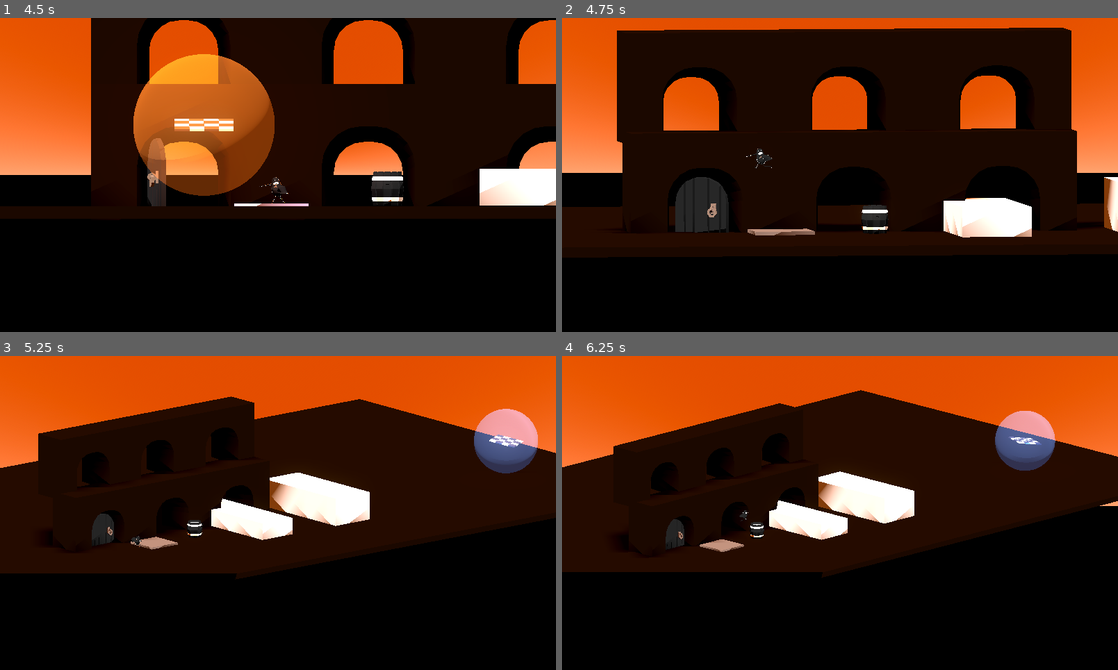
Above: before the commit, frames 1-4 (two rows, left to right).
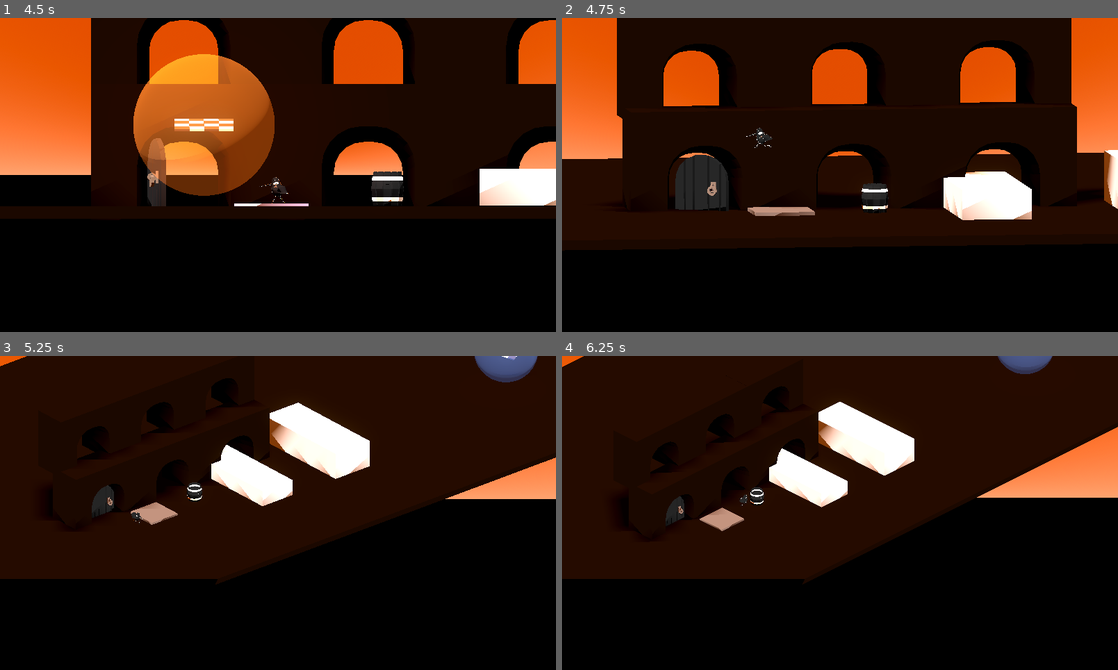
Above: after the commit, the same moments.

Repository: puleri/godot-test
Game: Godot game, scene res://scenes/Main.tscn
The game is run twice, just before and just after one commit, with the same random seed, the same clock (stepped at 60 frames per second) and the same inputs.
Inputs:
- Up to frame 1 (4.5 s): hold D (move_right) 0.53-1.28 s; tap E (interact) every 0.75 s from 0.6 to 4.35 s; tap Space (jump) at 0.77, 1.52, 3.02, 3.77 s; hold S (move_down) 1.28-2.03 s; hold D (move_right) 2.03-2.78 s; hold W (move_up) 2.78-3.53 s; hold A (move_left) from 3.53 s (still down)
- Up to frame 2 (4.75 s): keep holding A (move_left); tap Space (jump) at 4.52 s
- Up to frame 3 (5.25 s): release A (move_left) at 5.03 s; hold S (move_down) from 5.03 s (still down); tap E (interact) at 5.1 s
- Up to frame 4 (6.25 s): release S (move_down) at 5.78 s; hold D (move_right) from 5.78 s (still down); tap E (interact) at 5.85 s; tap Space (jump) at 6.02 s

Frame 1 is identical in both runs. In frame 2, 24% of the frame differs, in the area x 0-100%, y 0-77%; in frame 3, 39%; in frame 4, 39%, in the area x 0-100%, y 0-73%.

Commit message:
pause added

Diff:
--- a/scripts/player_controller.gd
+++ b/scripts/player_controller.gd
@@ -36,7 +36,7 @@
 @export var camera_transition_duration: float = 1.1
 @export var phase_2_camera_fov: float = 62.0
 @export var phase_3_static_camera_position: Vector3 = Vector3(0.0, 2.2, 5.5)
-@export var phase_3_static_camera_rotation: Vector3 = Vector3(deg_to_rad(-15.0), -PI / 4.0, 0.0)
+@export var phase_3_static_camera_rotation: Vector3 = Vector3(deg_to_rad(-30.0), -PI / 4.0, 0.0)
 @export var phase_3_static_camera_size: float = 12.0
 @export var phase_3_camera_transition_duration: float = 1.1
 @export var walk_blend_in_time: float = 0.16
